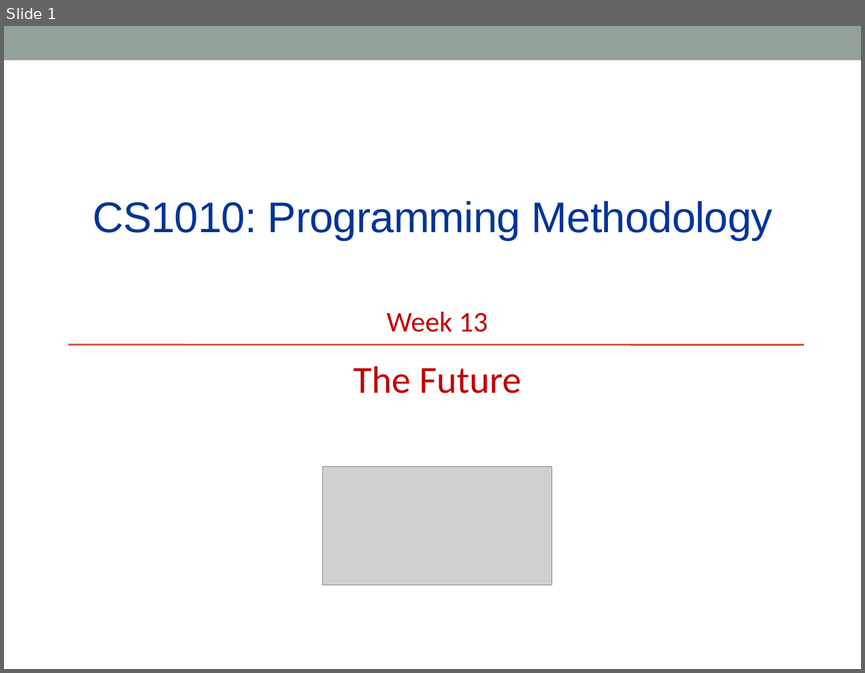
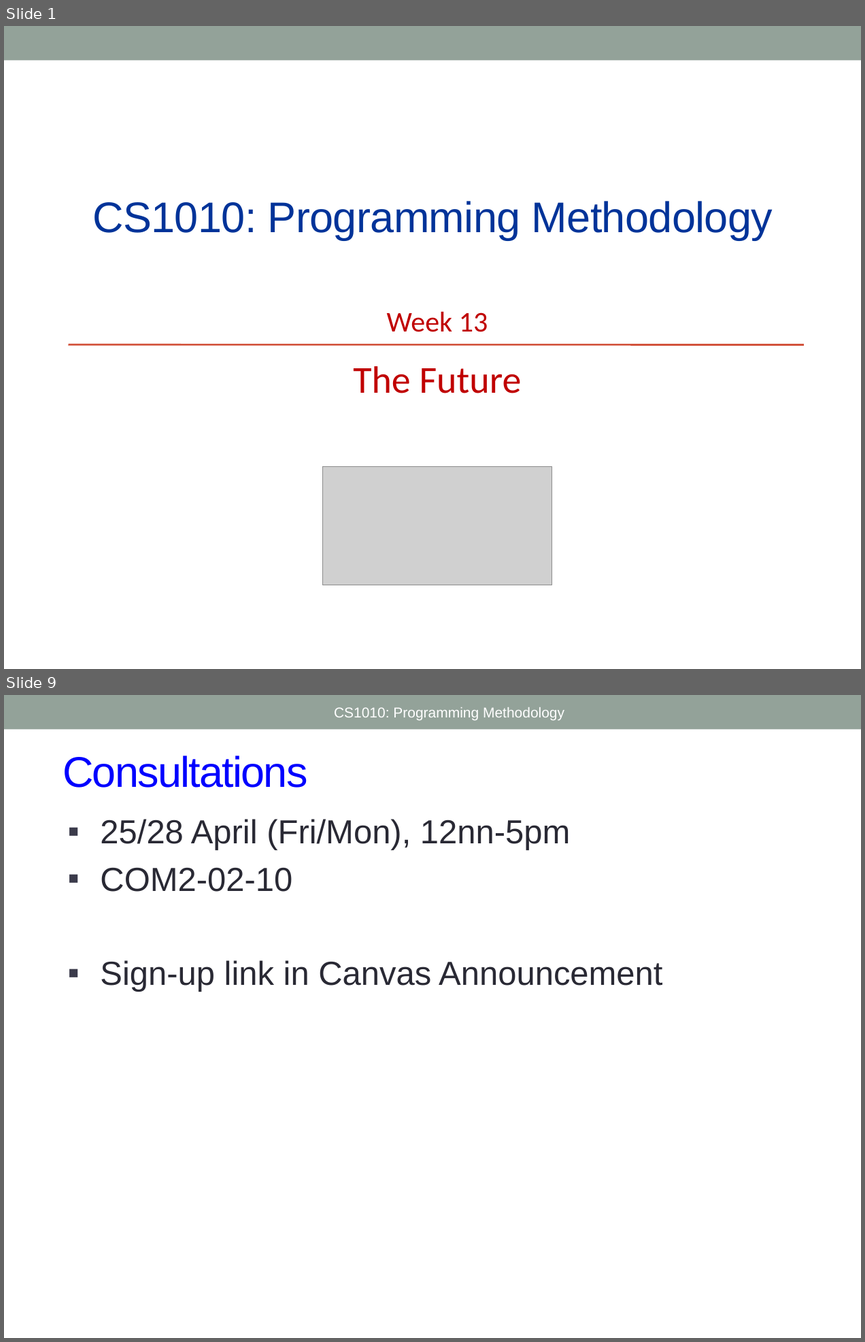
Before and after one commit to nus-cs1010-2425-s2/website, a slide deck: slides/Future.pptx. Shown one above the other, each under a label of ours: slide 1 before the commit, slides 1 and 9 after it; the slides between them are not shown. The pictures are 865x673 and 865x1342 pixels, drawn with LibreOffice and Linux fonts; fonts in the diff are those of the drawing; grey boxes stand for pictures. Boxes give left, top, right and bottom in pixels: in the first picture for what was removed or moved away, otherwise in the second. Text is boxed around its words. In the diff, an @@ line names an element or a change of style, - is before the commit and + after.

```diff
--- a/slides/Future.pptx
+++ b/slides/Future.pptx
@@ slide 9 added at [4,695,861,1338], background #FFFFFF; not listed: 1 template element that a slide beside it also shows @@
@@ text added at [334,707,564,720], 12 pt, text #FFFFFF @@
+CS1010: Programming Methodology
@@ title added at [62,756,308,787], 36 pt, text #0000FF @@
+Consultations
@@ text added at [100,819,662,991], 28 pt, text #292934 @@
+▪ 25/28 April (Fri/Mon), 12nn-5pm
+▪ COM2-02-10
+▪ Sign-up link in Canvas Announcement
```
Also in this commit, not shown: 11 slides changed, 2 other files.
